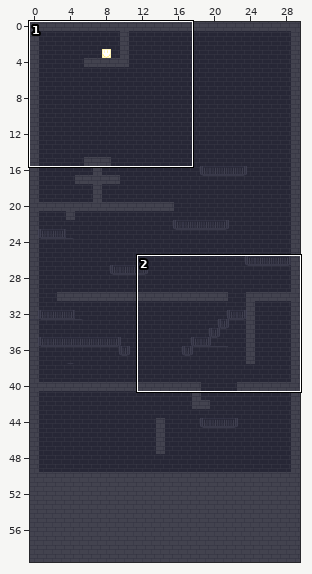
Tiled map: levels/level_1/tilemap.tmx. The picture above shows the old version from afar; the outline marks the close-up.
Close-up. As it was:
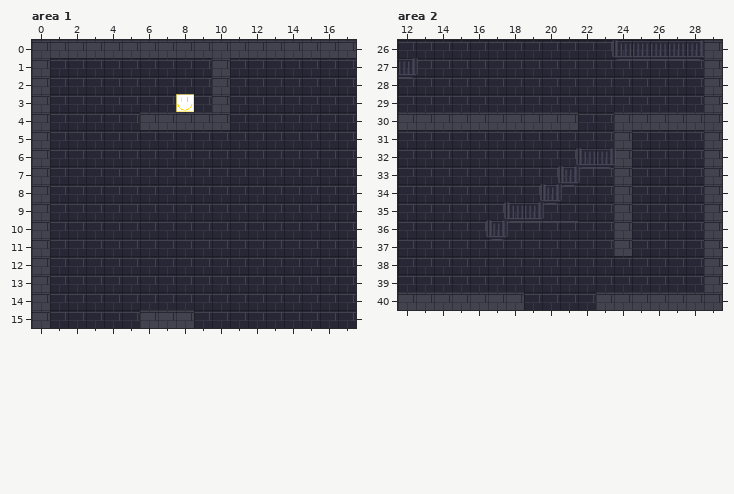
Cells are 32x32 px. Shown: area 1 x 0..17, y 0..15; area 2 x 12..29, y 26..40. The commit also changed other parts of the map, which this record leaves out.
After the commit:
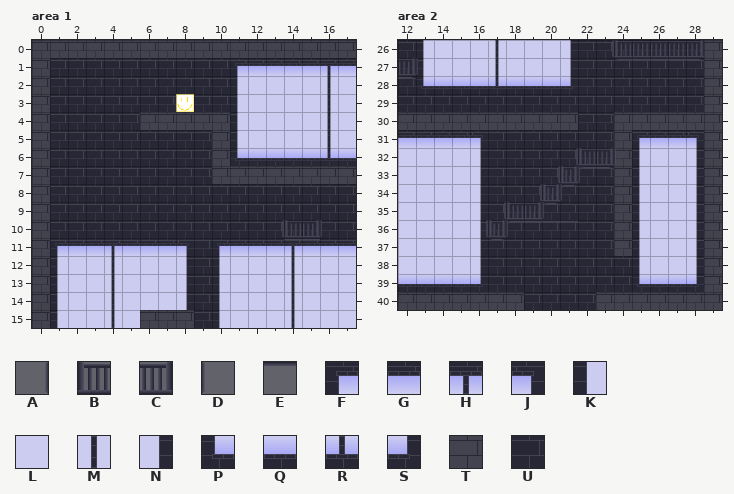
Key: from "new_buildingtileset": A 3, B 4, C 6, D 7, E 13, F 40, G 41, H 42, J 43, K 48, L 49, M 50, N 51, P 56, Q 57, R 58, S 59, T 60, U 61.
_ is an empty cell, . an unchanged one.
Difference:
--- layer "background", area 1
@@ x 11..17 @@
- 1 UUUUUUU
- 2 UUUUUUU
- 3 UUUUUUU
- 4 UUUUUUU
- 5 UUUUUUU
- 6 UUUUUUU
+ 1 FGGGGHG
+ 2 KLLLLML
+ 3 KLLLLML
+ 4 KLLLLML
+ 5 KLLLLML
+ 6 PQQQQRQ
@@ x 1..17 @@
-11 UUUUUUUU.UUUUUUUU
-12 UUUUUUUU.UUUUUUUU
-13 UUUUUUUU.UUUUUUUU
-14 UUUUUUUU.UUUUUUUU
-15 UUUUU....UUUUUUUU
+11 FGGHGGGJ.FGGGHGGG
+12 KLLMLLLN.KLLLMLLL
+13 KLLMLLLN.KLLLMLLL
+14 KLLMLLLN.KLLLMLLL
+15 KLLML....KLLLMLLL
--- layer "outline", area 1
@@ x 10..10 @@
- 1 T
- 2 T
- 3 T
+ 1 _
+ 2 _
+ 3 _
@@ x 10..17 @@
- 5 _.......
- 6 _.......
- 7 ________
+ 5 T.......
+ 6 T.......
+ 7 TTTTTTTT
@@ x 14..15 @@
-11 __
+11 EE
--- layer "decore", area 1
@@ x 13..16 @@
-10 ____
+10 ABCD
--- layer "background", area 2
@@ x 13..21 @@
-26 UUUUUUUUU
-27 UUUUUUUUU
-28 UUUUUUUUU
+26 KLLLMLLLN
+27 KLLLMLLLN
+28 PQQQRQQQS
@@ x 12..28 @@
-31 UUUUU........UUUU
-32 UUUUU........UUUU
-33 UUUUU........UUUU
-34 UUUUU........UUUU
-35 UUUUU........UUUU
-36 UUUUU........UUUU
-37 UUUUU........UUUU
-38 UUUUU........UUUU
-39 UUUUU........UUUU
+31 GGGGJ........FGGJ
+32 LLLLN........KLLN
+33 LLLLN........KLLN
+34 LLLLN........KLLN
+35 LLLLN........KLLN
+36 LLLLN........KLLN
+37 LLLLN........KLLN
+38 LLLLN........KLLN
+39 QQQQS........PQQS
Boxes around the changes in both close-ups, in picture pixels (x1, y1, x2, y2):
changed: (212, 58, 356, 184)
changed: (217, 220, 356, 328)
changed: (55, 238, 192, 328)
changed: (416, 40, 576, 89)
changed: (398, 130, 486, 287)
changed: (632, 130, 702, 287)
